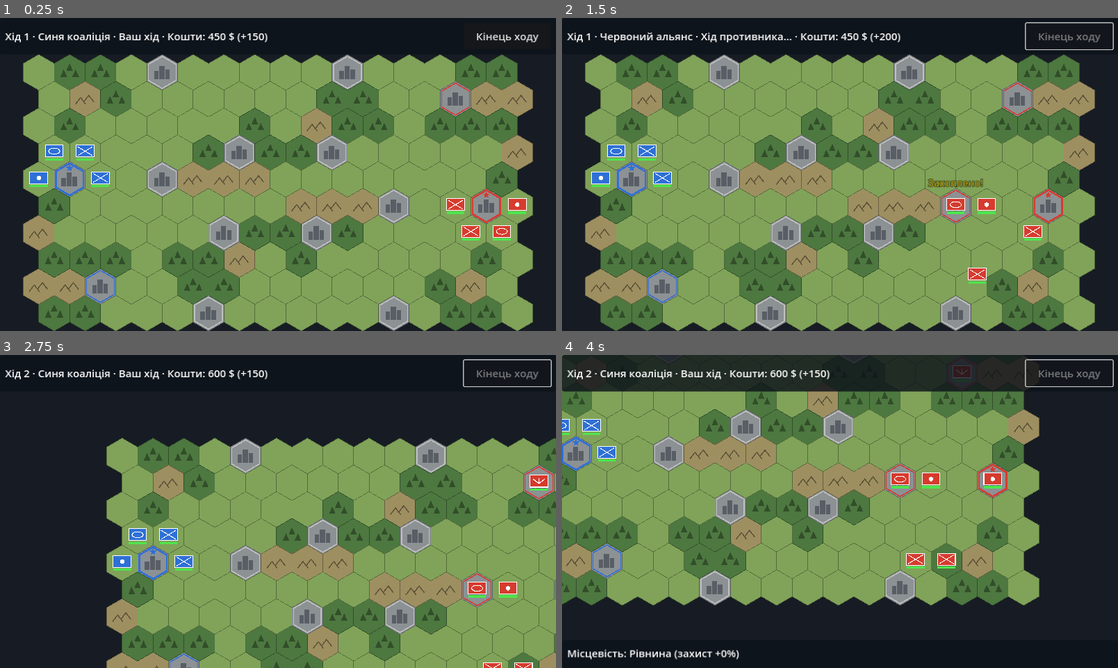
Above: before the commit, frames 1-4 (two rows, left to right).
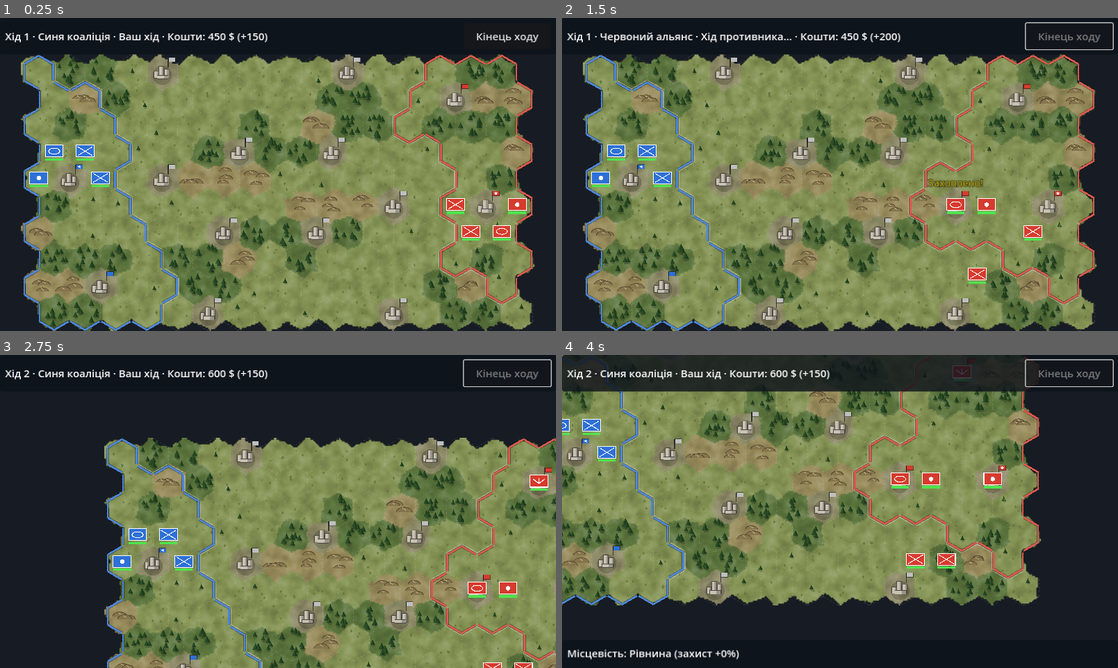
Above: after the commit, the same moments.

Repository: dambldor571-maker/Cloud
Game: Godot game, scene res://scenes/main.tscn
Same seed, same stepped clock (60 frames per second), same inputs: the game is played once before the commit and once after it.
Inputs (mouse positions are in pixels of both pictures, inside the frame that each line leads up to):
- Up to frame 1 (0.25 s): no input
- Up to frame 2 (1.5 s): click "Кінець ходу" at 0.5 s; move the mouse to (962, 158) at 1.27 s; click (962, 158) at 1.42 s
- Up to frame 3 (2.75 s): drag from (166, 527) to (250, 574) at 2.02 s
- Up to frame 4 (4 s): tap Enter at 2.75 s; move the mouse to (895, 442) at 2.77 s; click (895, 442) at 2.92 s; tap Space at 3.5 s; drag from (812, 574) to (673, 464) at 3.52 s

The runs differ from the first frame. In frame 1, 28% of the frame differs, in the area x 3-97%, y 11-100%; in frame 2, 28%; in frame 3, 20%; in frame 4, 20%.

Commit message:
Render the map as painted terrain with faint grid and territory borders
Hexes stay as the gameplay grid, but the map is now drawn EW7-style: a
continuous ground texture with noise-warped terrain edges, scattered
trees/hills/grass, faint dashed hex lines, and coloured borders around
each side's territory (hexes belong to the nearest city's owner, so
borders move when cities are captured). Map drawing moves to map_view.gd.

Co-Authored-By: Claude Opus 5.5 <noreply@anthropic.com>
Claude-Session: https://claude.ai/code/session_01DGzcrkN7G6Q8ozASAUm8BS

Diff:
--- a/scripts/game.gd
+++ b/scripts/game.gd
@@ -40,6 +40,7 @@
 var game_id := 0  # bumped on restart so a running AI coroutine stops
 
 var hud: Hud
+var map_view: MapView
 var ai := EnemyAI.new()
 @onready var camera: Camera2D = $Camera2D
 
@@ -48,6 +49,8 @@
 	autotest = "--autotest" in OS.get_cmdline_user_args()
 	if autotest:
 		human_sides = [false, false]
+	map_view = MapView.new(self)
+	add_child(map_view)
 	hud = Hud.new()
 	add_child(hud)
 	hud.end_turn_pressed.connect(_on_end_turn_pressed)
@@ -74,6 +77,7 @@
 	busy = false
 	_deselect()
 	_generate_map(seed_value)
+	map_view.rebuild(seed_value, not autotest)
 	_spawn_start_units()
 	_fit_camera()
 	hud.hide_game_over()
@@ -297,6 +301,7 @@
 	u.moved = true
 	if terrain[to] == Rules.Terrain.CITY and not u.is_flying() and city_owner[to] != u.side:
 		city_owner[to] = u.side
+		map_view.update_territory()
 		_add_effect(Hex.to_pixel(to), "Захоплено!", Color.GOLD)
 	var to_px := Hex.to_pixel(to)
 	if autotest:
@@ -594,12 +599,10 @@
 
 
 func _draw() -> void:
-	for h in terrain:
-		_draw_hex(h)
 	for h in reachable:
-		draw_colored_polygon(Hex.corners(Hex.to_pixel(h), Hex.SIZE - 3), Color(1, 1, 1, 0.28))
+		_draw_highlight(h, Color(1, 1, 0.85, 0.22), Color(1, 1, 0.85, 0.55))
 	for h in attackable:
-		draw_colored_polygon(Hex.corners(Hex.to_pixel(h), Hex.SIZE - 3), Color(1, 0.15, 0.1, 0.45))
+		_draw_highlight(h, Color(1, 0.15, 0.1, 0.35), Color(1, 0.3, 0.2, 0.9))
 	var ring: Variant = selected.pos if selected else build_city
 	if ring != null:
 		var pts := Hex.corners(Hex.to_pixel(ring), Hex.SIZE - 2)
@@ -617,47 +620,11 @@
 		draw_string(font, p, e["text"], HORIZONTAL_ALIGNMENT_CENTER, 160, 26, c)
 
 
-func _draw_hex(h: Vector2i) -> void:
-	var c := Hex.to_pixel(h)
-	var t: Rules.Terrain = terrain[h]
-	var base: Color = Rules.TERRAIN[t]["color"]
-	var pts := Hex.corners(c)
-	draw_colored_polygon(pts, base)
+func _draw_highlight(h: Vector2i, fill: Color, edge: Color) -> void:
+	var pts := Hex.corners(Hex.to_pixel(h), Hex.SIZE - 2)
+	draw_colored_polygon(pts, fill)
 	pts.append(pts[0])
-	draw_polyline(pts, base.darkened(0.35), 1.5)
-	match t:
-		Rules.Terrain.FOREST:
-			for o in [Vector2(-16, 4), Vector2(0, -12), Vector2(16, 4)]:
-				var p: Vector2 = c + o
-				draw_colored_polygon(PackedVector2Array([p + Vector2(0, -12), p + Vector2(9, 8), p + Vector2(-9, 8)]),
-					base.darkened(0.35))
-		Rules.Terrain.HILLS:
-			for o in [Vector2(-12, 6), Vector2(10, 0)]:
-				var p: Vector2 = c + o
-				draw_polyline(PackedVector2Array([p + Vector2(-14, 8), p + Vector2(0, -10), p + Vector2(14, 8)]),
-					base.darkened(0.4), 3.0)
-		Rules.Terrain.WATER:
-			for y in [-8, 8]:
-				draw_arc(c + Vector2(-8, y), 8, PI, TAU, 8, base.lightened(0.3), 2.0)
-				draw_arc(c + Vector2(8, y), 8, 0, PI, 8, base.lightened(0.3), 2.0)
-		Rules.Terrain.CITY:
-			var o: int = city_owner.get(h, -1)
-			var oc := SIDE_COLORS[o] if o >= 0 else NEUTRAL_COLOR
-			var inner := Hex.corners(c, Hex.SIZE - 5)
-			inner.append(inner[0])
-			draw_polyline(inner, oc, 5.0 if h in capitals else 3.0)
-			for b in [Rect2(-22, -4, 12, 22), Rect2(-8, -18, 14, 36), Rect2(8, -8, 12, 26)]:
-				draw_rect(Rect2(c + b.position, b.size), Color(0.35, 0.37, 0.4))
-			if h in capitals:
-				_draw_star(c + Vector2(0, -30), 10, oc)
-
-
-func _draw_star(c: Vector2, r: float, color: Color) -> void:
-	var pts := PackedVector2Array()
-	for i in 10:
-		var a := -PI / 2 + i * PI / 5
-		pts.append(c + Vector2(cos(a), sin(a)) * (r if i % 2 == 0 else r * 0.45))
-	draw_colored_polygon(pts, color)
+	draw_polyline(pts, edge, 2.0)
 
 
 ## Units use simplified NATO map symbols.
--- /dev/null
+++ b/scripts/map_view.gd
@@ -0,0 +1,213 @@
+class_name MapView
+extends Node2D
+## Draws the map as continuous painted terrain (the hex grid is only a faint
+## dashed overlay) plus territory borders in the owners' colours.
+## Gameplay still runs on hexes; this node is purely visual.
+
+const GROUND_SCALE := 4.0  # world pixels per ground-texture pixel
+const WARP := 14.0  # how far terrain edges wander from the hex edges
+const GROUND_COLORS := {
+	Rules.Terrain.PLAIN: Color(0.52, 0.58, 0.33),
+	Rules.Terrain.FOREST: Color(0.36, 0.46, 0.24),
+	Rules.Terrain.HILLS: Color(0.60, 0.55, 0.36),
+	Rules.Terrain.CITY: Color(0.55, 0.54, 0.40),
+	Rules.Terrain.WATER: Color(0.23, 0.40, 0.52),
+}
+const GRID_COLOR := Color(1, 1, 1, 0.13)
+const NEUTRAL_BORDER := Color(0.85, 0.85, 0.85, 0.5)
+
+var game: Node
+var territory: Dictionary = {}  # Vector2i -> side (-1 neutral), nearest city's owner
+var _ground: ImageTexture
+var _ground_rect := Rect2()
+var _decor: Array[Dictionary] = []  # {kind, pos, s}, sorted top to bottom
+
+
+func _init(p_game: Node) -> void:
+	game = p_game
+	show_behind_parent = true
+
+
+## Call after the map is generated. The ground texture is skipped in headless autotests.
+func rebuild(seed_value: int, with_ground: bool) -> void:
+	_ground = _build_ground(seed_value) if with_ground else null
+	_build_decor(seed_value)
+	update_territory()
+
+
+func update_territory() -> void:
+	territory.clear()
+	for h in game.terrain:
+		var best_d := 1 << 20
+		var best_c := Vector2i.ZERO
+		for c in game.city_owner:
+			var d := Hex.distance(h, c)
+			if d < best_d or (d == best_d and (c.x < best_c.x or (c.x == best_c.x and c.y < best_c.y))):
+				best_d = d
+				best_c = c
+		territory[h] = game.city_owner[best_c]
+	queue_redraw()
+
+
+func _build_ground(seed_value: int) -> ImageTexture:
+	var r: Rect2 = game._map_rect()
+	var w := int(ceil(r.size.x / GROUND_SCALE))
+	var hgt := int(ceil(r.size.y / GROUND_SCALE))
+	var img := Image.create(w, hgt, false, Image.FORMAT_RGBA8)
+	var warp := FastNoiseLite.new()
+	warp.seed = seed_value + 11
+	warp.frequency = 0.012
+	var tint := FastNoiseLite.new()
+	tint.seed = seed_value + 23
+	tint.frequency = 0.02
+	tint.fractal_octaves = 3
+	for y in hgt:
+		for x in w:
+			var p := r.position + Vector2(x + 0.5, y + 0.5) * GROUND_SCALE
+			var wp := p + Vector2(warp.get_noise_2d(p.x, p.y), warp.get_noise_2d(p.y + 913.0, p.x - 377.0)) * WARP
+			var h := Hex.from_pixel(wp)
+			if not game.terrain.has(h):
+				continue
+			var c: Color = GROUND_COLORS[game.terrain[h]]
+			var n := tint.get_noise_2d(p.x, p.y) * 0.22
+			c = c.lightened(n) if n > 0.0 else c.darkened(-n)
+			img.set_pixel(x, y, c)
+	_ground_rect = Rect2(r.position, Vector2(w, hgt) * GROUND_SCALE)
+	return ImageTexture.create_from_image(img)
+
+
+func _build_decor(seed_value: int) -> void:
+	_decor.clear()
+	var rng := RandomNumberGenerator.new()
+	for h in game.terrain:
+		rng.seed = hash(Vector3i(h.x, h.y, seed_value))
+		var c := Hex.to_pixel(h)
+		var t: Rules.Terrain = game.terrain[h]
+		match t:
+			Rules.Terrain.FOREST:
+				for i in 9:
+					_decor.append({"kind": "tree", "pos": c + _rand_in_hex(rng, 0.8), "s": rng.randf_range(0.8, 1.2)})
+			Rules.Terrain.HILLS:
+				for i in 3:
+					_decor.append({"kind": "hill", "pos": c + _rand_in_hex(rng, 0.55), "s": rng.randf_range(0.8, 1.2)})
+			Rules.Terrain.PLAIN:
+				for i in 3:
+					_decor.append({"kind": "grass", "pos": c + _rand_in_hex(rng, 0.85), "s": rng.randf_range(0.7, 1.1)})
+				if rng.randf() < 0.25:
+					_decor.append({"kind": "tree", "pos": c + _rand_in_hex(rng, 0.7), "s": 0.8})
+			Rules.Terrain.WATER:
+				for i in 2:
+					_decor.append({"kind": "wave", "pos": c + _rand_in_hex(rng, 0.5), "s": 1.0})
+			Rules.Terrain.CITY:
+				_decor.append({"kind": "city", "pos": c, "hex": h, "s": 1.0})
+	_decor.sort_custom(func(a: Dictionary, b: Dictionary) -> bool: return a["pos"].y < b["pos"].y)
+
+
+func _rand_in_hex(rng: RandomNumberGenerator, spread: float) -> Vector2:
+	var a := rng.randf() * TAU
+	var d := sqrt(rng.randf()) * Hex.SIZE * spread * 0.85
+	return Vector2(cos(a), sin(a)) * d
+
+
+func _draw() -> void:
+	if _ground:
+		draw_texture_rect(_ground, _ground_rect, false)
+	else:
+		for h in game.terrain:
+			draw_colored_polygon(Hex.corners(Hex.to_pixel(h)), GROUND_COLORS[game.terrain[h]])
+	_draw_grid()
+	for d in _decor:
+		_draw_decor(d)
+	_draw_borders()
+
+
+## Faint dashed hex lines, each edge drawn once.
+func _draw_grid() -> void:
+	for h in game.terrain:
+		var pts := Hex.corners(Hex.to_pixel(h))
+		for i in 6:
+			if i < 3 or not game.terrain.has(h + Hex.DIRS[i]):
+				draw_dashed_line(pts[(6 - i) % 6], pts[(7 - i) % 6], GRID_COLOR, 1.5, 5.0)
+
+
+## Each territory draws its own colour along edges it shares with a different
+## owner, slightly inset, so rival borders appear as a red/blue double line.
+func _draw_borders() -> void:
+	for h in game.terrain:
+		var o: int = territory[h]
+		var center := Hex.to_pixel(h)
+		var pts := Hex.corners(center, Hex.SIZE - 3.0)
+		for i in 6:
+			var n: Vector2i = h + Hex.DIRS[i]
+			if game.terrain.has(n) and territory[n] == o:
+				continue
+			if o < 0 and not game.terrain.has(n):
+				continue
+			var a := pts[(6 - i) % 6]
+			var b := pts[(7 - i) % 6]
+			if o < 0:
+				draw_line(a, b, NEUTRAL_BORDER, 2.0)
+			else:
+				var col: Color = game.SIDE_COLORS[o]
+				draw_line(a, b, Color(0, 0, 0, 0.35), 8.0)
+				draw_line(a, b, col.lightened(0.15), 5.0)
+
+
+func _draw_decor(d: Dictionary) -> void:
+	var p: Vector2 = d["pos"]
+	var s: float = d["s"]
+	match d["kind"]:
+		"tree":
+			draw_circle(p + Vector2(2, 3) * s, 6 * s, Color(0, 0, 0, 0.18))
+			draw_colored_polygon(PackedVector2Array([p + Vector2(0, -13) * s, p + Vector2(7, 3) * s,
+				p + Vector2(-7, 3) * s]), Color(0.17, 0.30, 0.15))
+			draw_colored_polygon(PackedVector2Array([p + Vector2(0, -13) * s, p + Vector2(7, 3) * s,
+				p + Vector2(0, 3) * s]), Color(0.12, 0.23, 0.11))
+		"hill":
+			var arc := PackedVector2Array()
+			for k in 9:
+				var a := PI + PI * k / 8.0
+				arc.append(p + Vector2(cos(a) * 18, sin(a) * 11) * s)
+			draw_colored_polygon(arc, Color(0.52, 0.46, 0.30))
+			draw_polyline(arc, Color(0.36, 0.31, 0.20), 2.0)
+			draw_line(p + Vector2(-4, -10) * s, p + Vector2(4, -4) * s, Color(0.72, 0.66, 0.48), 2.0)
+		"grass":
+			var g := Color(0.38, 0.45, 0.22, 0.8)
+			draw_line(p, p + Vector2(-3, -6) * s, g, 1.5)
+			draw_line(p, p + Vector2(0, -8) * s, g, 1.5)
+			draw_line(p, p + Vector2(3, -6) * s, g, 1.5)
+		"wave":
+			var wc := Color(0.55, 0.70, 0.80, 0.6)
+			draw_arc(p + Vector2(-6, 0), 6, PI, TAU, 6, wc, 1.5)
+			draw_arc(p + Vector2(6, 0), 6, 0, PI, 6, wc, 1.5)
+		"city":
+			_draw_city(d["hex"], p)
+
+
+func _draw_city(h: Vector2i, c: Vector2) -> void:
+	var o: int = game.city_owner.get(h, -1)
+	var oc: Color = game.SIDE_COLORS[o] if o >= 0 else game.NEUTRAL_COLOR
+	var capital: bool = h in game.capitals
+	draw_circle(c + Vector2(0, 8), 26, Color(0, 0, 0, 0.18))
+	var blocks := [Rect2(-22, -2, 12, 18), Rect2(-9, -16, 13, 32), Rect2(6, -8, 12, 24), Rect2(-14, 8, 30, 10)]
+	for b in blocks:
+		var r := Rect2(c + b.position, b.size)
+		draw_rect(r, Color(0.78, 0.76, 0.70))
+		draw_rect(Rect2(r.position + Vector2(r.size.x * 0.6, 0), Vector2(r.size.x * 0.4, r.size.y)),
+			Color(0.60, 0.58, 0.54))
+		draw_rect(r, Color(0.30, 0.28, 0.26), false, 1.5)
+	# Flag in the owner's colour.
+	var pole := c + Vector2(16, -14)
+	draw_line(pole, pole + Vector2(0, -26), Color(0.2, 0.2, 0.2), 2.0)
+	draw_rect(Rect2(pole + Vector2(1, -26), Vector2(18, 12)), oc)
+	draw_rect(Rect2(pole + Vector2(1, -26), Vector2(18, 12)), Color(0, 0, 0, 0.5), false, 1.0)
+	if capital:
+		_draw_star(pole + Vector2(10, -20), 5, Color.WHITE)
+
+
+func _draw_star(c: Vector2, r: float, color: Color) -> void:
+	var pts := PackedVector2Array()
+	for i in 10:
+		var a := -PI / 2 + i * PI / 5
+		pts.append(c + Vector2(cos(a), sin(a)) * (r if i % 2 == 0 else r * 0.45))
+	draw_colored_polygon(pts, color)
Binary file changed: docs/screenshot.png
Not shown, changed: README.md
